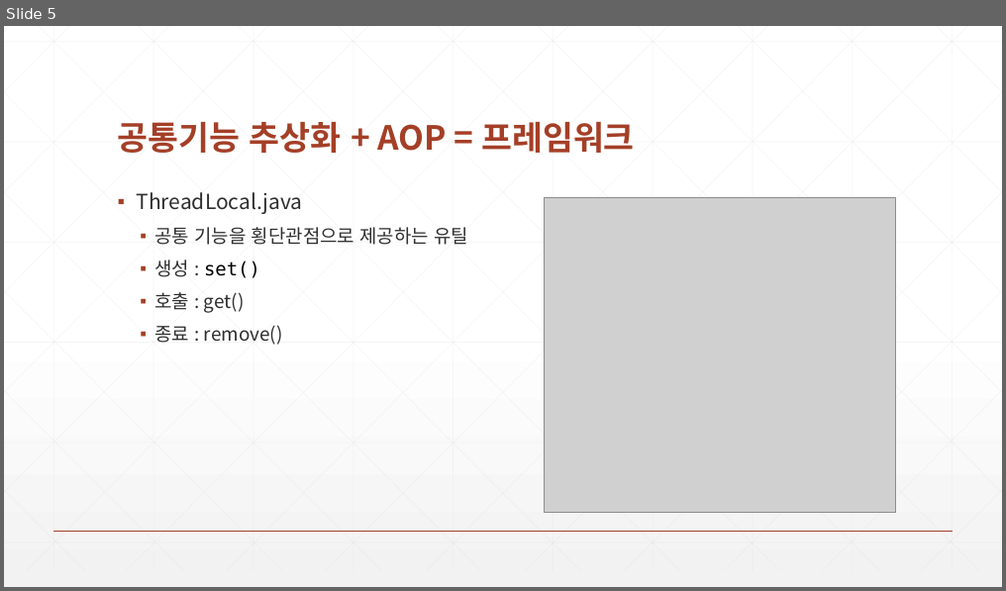
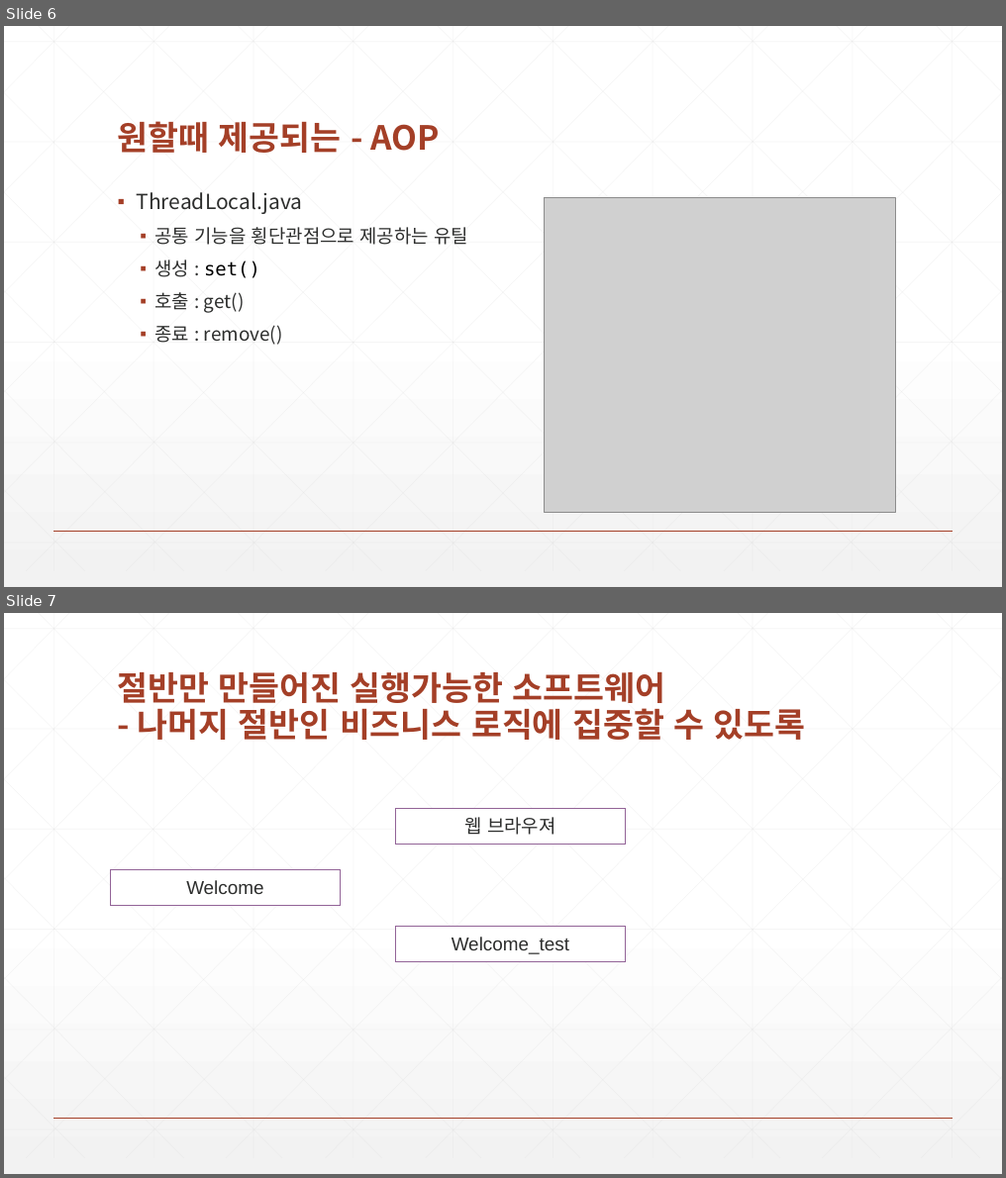
Before and after one commit to zeroshift01/code5, a slide deck: inflearn02/doc/교재.pptx. Shown one above the other, each under a label of ours: slide 5 before the commit, slides 6 and 7 after it. The pictures are 1006x591 and 1006x1178 pixels, drawn with LibreOffice and Linux fonts; fonts in the diff are those of the drawing; grey boxes stand for pictures. Boxes give left, top, right and bottom in pixels: in the first picture for what was removed or moved away, otherwise in the second. Text is boxed around its words. In the diff, an @@ line names an element or a change of style, - is before the commit and + after.

```diff
--- a/inflearn02/doc/교재.pptx
+++ b/inflearn02/doc/교재.pptx
@@ slide 7 added at (4, 613, 1002, 1174), background gradient #FFFFFF to #F2F2F2; not listed: 47 template elements that a slide beside it also shows @@
@@ title added at (118, 671, 806, 740), 32 pt, text #A43F27, bold @@
+절반만 만들어진 실행가능한 소프트웨어
+- 나머지 절반인 비즈니스 로직에 집중할 수 있도록
@@ rectangle added at (395, 808, 626, 845), fill #FFFFFF, outline #926397 1 pt, 18 pt, text #2D2E2D @@
+웹 브라우져
@@ rectangle added at (110, 869, 341, 906), fill #FFFFFF, outline #926397 1 pt, 18 pt, text #2D2E2D @@
+Welcome
@@ rectangle added at (395, 926, 626, 961), fill #FFFFFF, outline #926397 1 pt, 18 pt, text #2D2E2D @@
+Welcome_test
@@ what was slide 5 is now slide 6 @@
@@ slide 6 changed as well @@
@@ title at (118, 121, 439, 153): text changed @@
-공통기능 추상화 + AOP = 프레임워크
+원할때 제공되는 - AOP
```
Also in this commit, not shown: 4 other slides changed, 1 other slide added, 1 slide removed.
